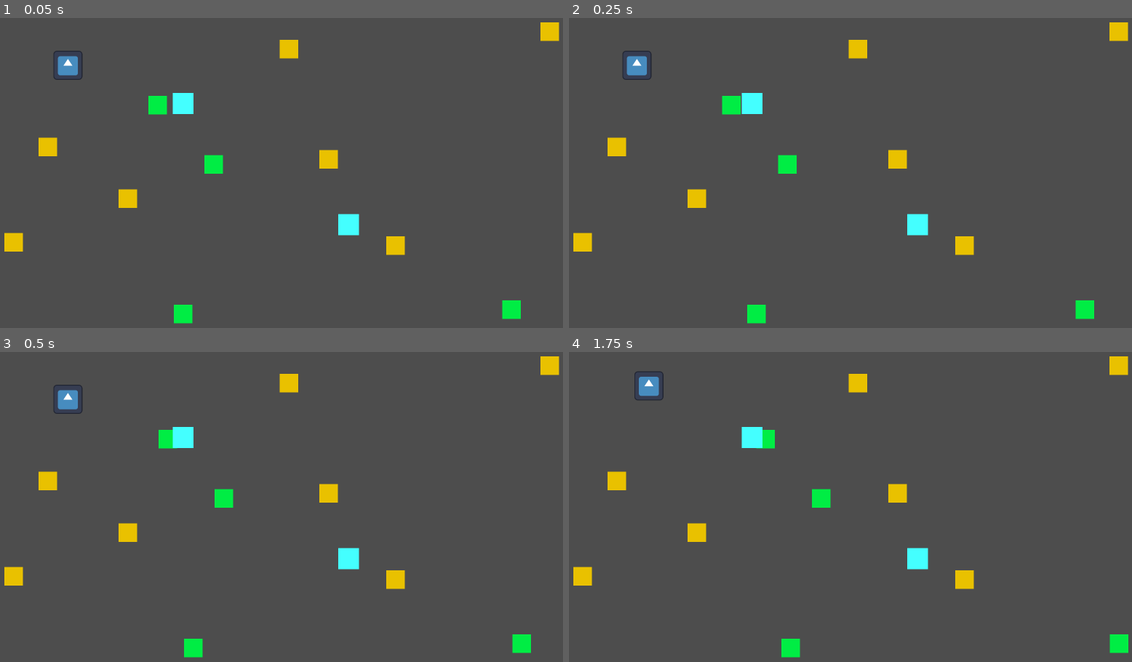
Above: before the commit, frames 1-4 (two rows, left to right).
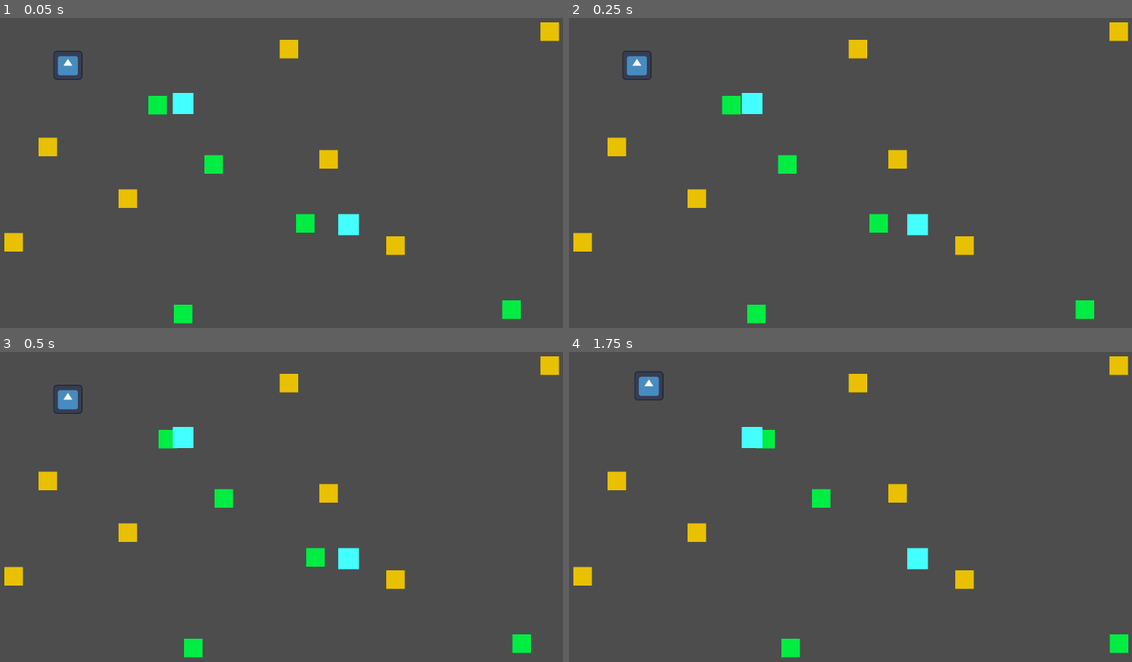
Above: after the commit, the same moments.

Repository: NervzZ/Designing-learning-tools-project
Game: Godot game, scene res://Levels/FirstLevel.tscn
Same seed, same stepped clock (60 frames per second), same inputs: the game is played once before the commit and once after it. This scene is started directly instead of the project's main scene. The engine's default icon, where the game draws it, is replaced by a stand-in: a white triangle on a blue panel in a dark square.
Inputs (mouse positions are in pixels of both pictures, inside the frame that each line leads up to):
- Up to frame 1 (0.05 s): no input
- Up to frame 2 (0.25 s): no input
- Up to frame 3 (0.5 s): no input
- Up to frame 4 (1.75 s): move the mouse to (968, 500) at 0.52 s; click (968, 500) at 0.67 s; drag from (726, 531) to (856, 383) at 1.27 s

The runs differ from the first frame. In frame 1, 0.2% of the frame differs, in the area x 52-56%, y 63-70%; in frame 2, 0.2%; in frame 3, 0.2%; in frame 4, nothing differs.

Commit message:
try different thing to get blocks to teleport

Diff:
--- a/Levels/FirstLevel.tscn
+++ b/Levels/FirstLevel.tscn
@@ -54,3 +54,6 @@
 position = Vector2(1618, 908)
 teleport_mode = 1
 destination_scene = ExtResource("6_askgp")
+
+[node name="Square12" parent="." instance=ExtResource("3_q7h5g")]
+position = Vector2(1423, 903)
--- a/Scripts/Global/LevelLoader.gd
+++ b/Scripts/Global/LevelLoader.gd
@@ -4,6 +4,7 @@
 var mainMenu = preload("res://UI/MainMenu.tscn")
 var firstLevel = preload("res://Levels/FirstLevel.tscn");
 var testLevel = preload("res://Levels/TestLevel.tscn");
+var firstLevelCopy = preload("res://Levels/FirstLevel_copy_tst.tscn")
 
 func changeLevel(level: PackedScene):
 	get_tree().change_scene_to_packed.call_deferred(level)
--- a/Scripts/Mechanics/portal.gd
+++ b/Scripts/Mechanics/portal.gd
@@ -42,12 +42,9 @@
 
 func teleportToNewScene(body:Node2D):
 	if destination_scene:
-		var scene = destination_scene.get_instance_id()
-		if scene:
-			get_tree().get_root().add_child(scene)
-			scene.global_transform.origin = destination_coords
-			body.queue_free()
-
+		var id = destination_scene.instantiate()
+		id.add_child(body)
+		body.queue_free()
 
 #not sure about the levelloader stuff,
 #also, can i use the levelloader to
